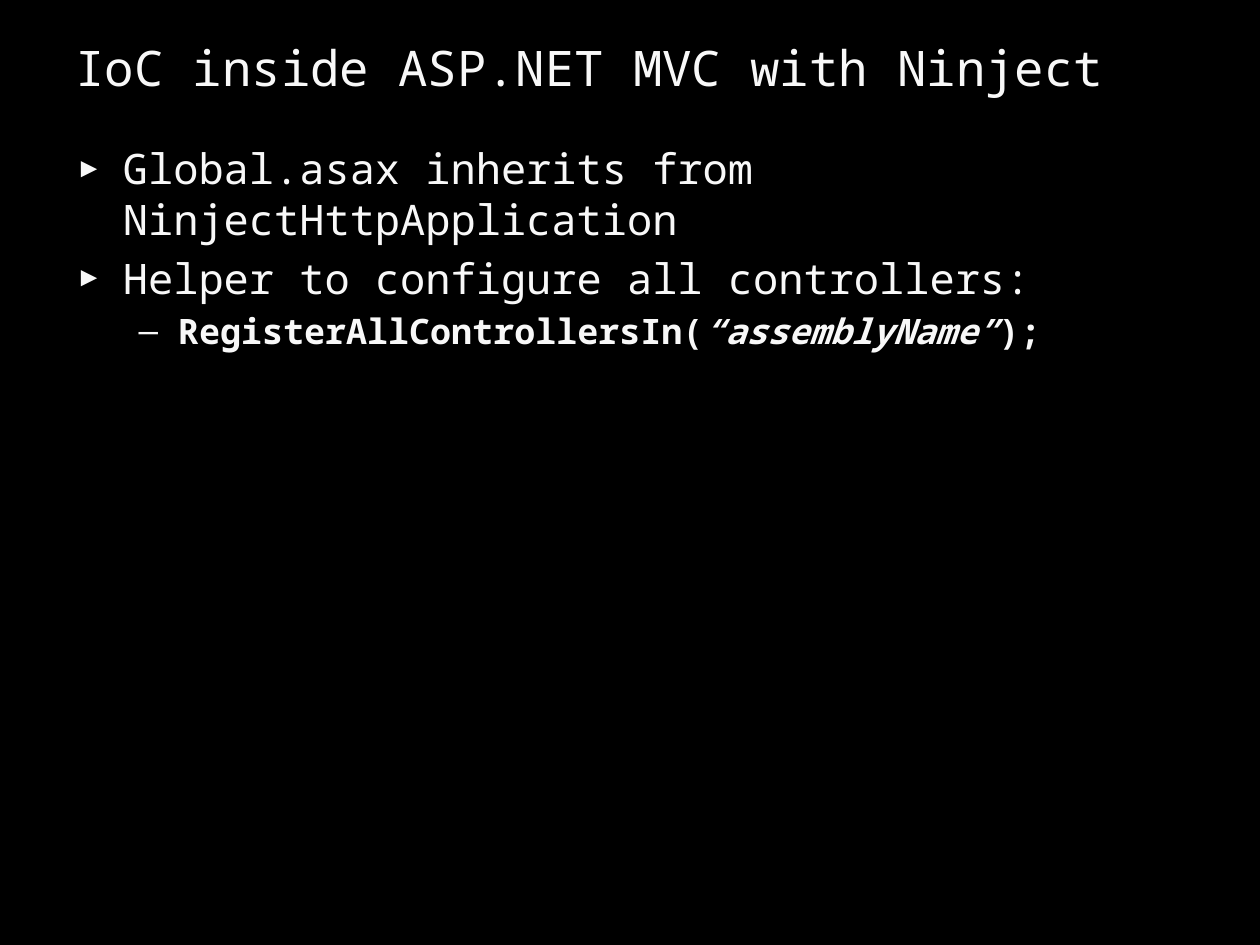
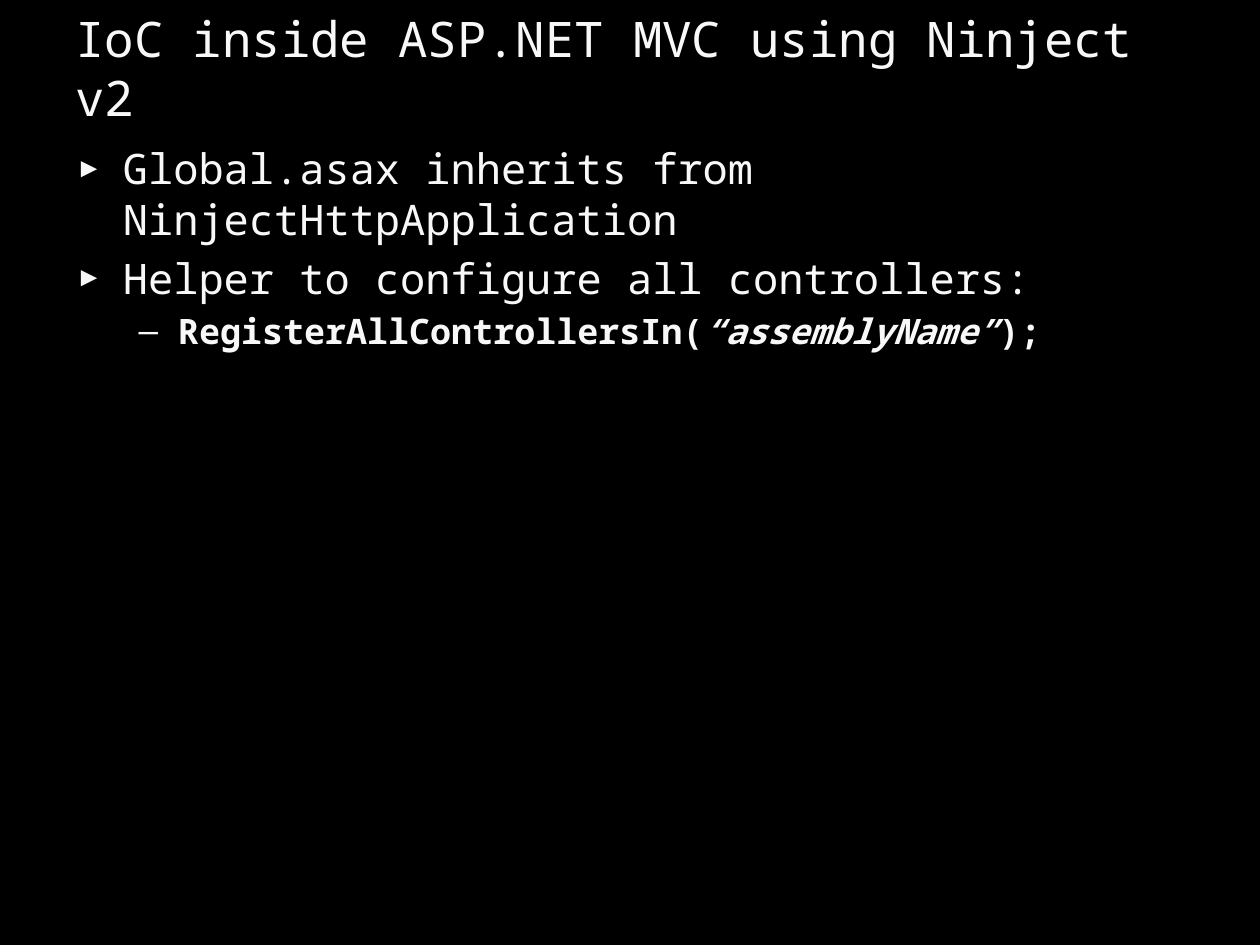
Before and after one commit to aragorn55/codeclimber, a slide deck: slide 20 of CommunityTalks/October 09 - DotNetRomaCesta/ASPNET MVC Framework - Best Practices - ENG.pptx. Drawn at 1260x945 pixels with LibreOffice and Linux fonts; fonts in the diff are those of the drawing. Boxes give left, top, right and bottom in pixels: in the first picture for what was removed or moved away, otherwise in the second. Text is boxed around its words. In the diff, an @@ line names an element or a change of style, - is before the commit and + after.

```diff
--- a/CommunityTalks/October 09 - DotNetRomaCesta/ASPNET MVC Framework - Best Practices - ENG.pptx
+++ b/CommunityTalks/October 09 - DotNetRomaCesta/ASPNET MVC Framework - Best Practices - ENG.pptx
@@ title at (76, 19, 1133, 116): text changed @@
-IoC inside ASP.NET MVC with Ninject
+IoC inside ASP.NET MVC using Ninject v2
```
Also in this commit, not shown: 8 other slides changed.
